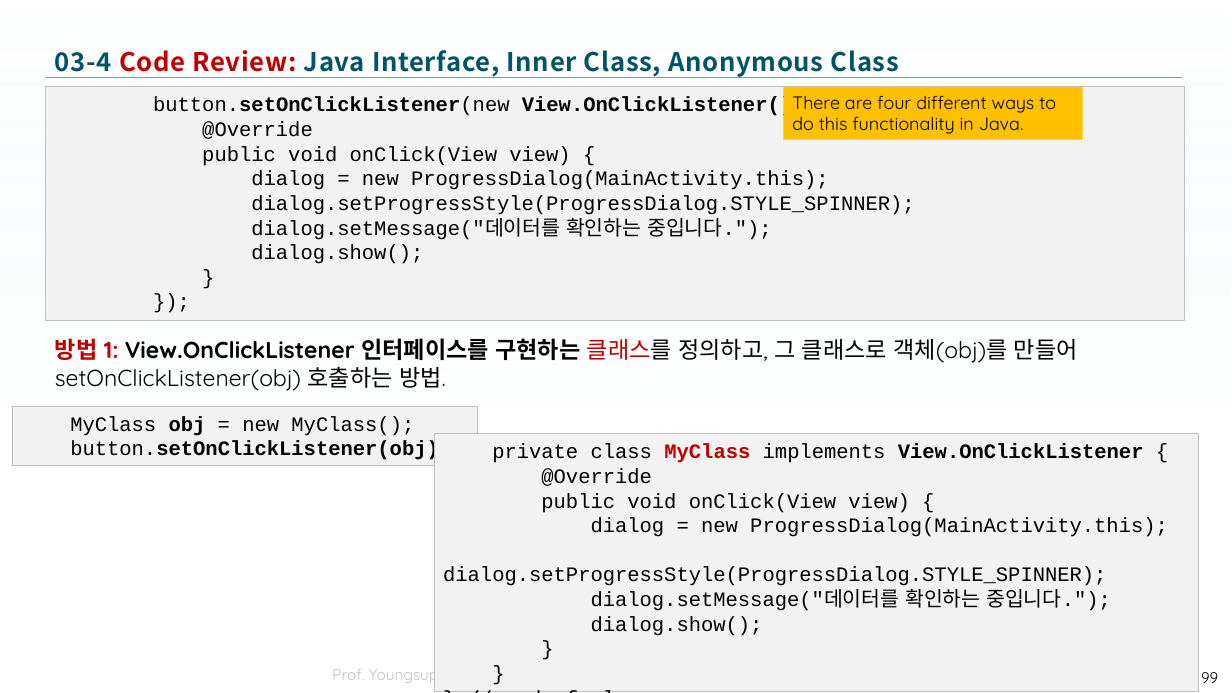
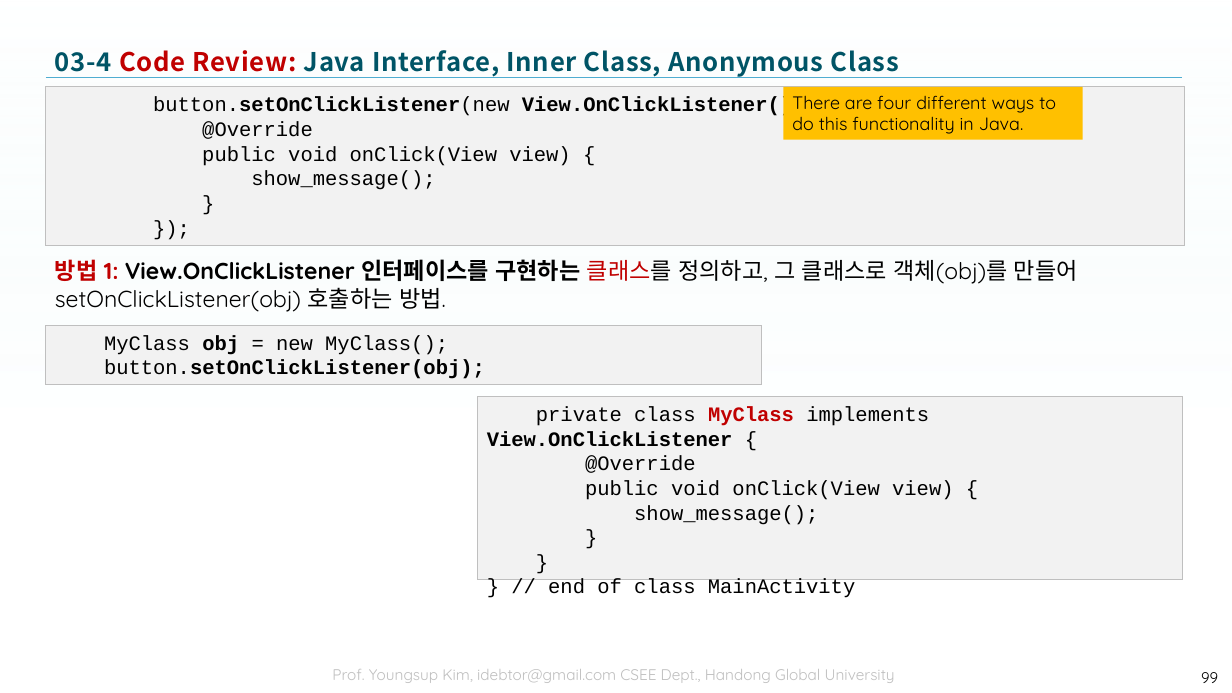
Before and after one commit to tae7841/HuStarAS, a slide deck: slide 99 of ppts/03Widget.pptx. Drawn at 1232x693 pixels with LibreOffice and Linux fonts; fonts in the diff are those of the drawing; background and template pictures are left out. Boxes give left, top, right and bottom in pixels: in the first picture for what was removed or moved away, otherwise in the second. Text is boxed around its words. In the diff, an @@ line names an element or a change of style, - is before the commit and + after.

```diff
--- a/ppts/03Widget.pptx
+++ b/ppts/03Widget.pptx
@@ rectangle "button.setOnClickListener(new View.OnClickListener() {": place and size @@
-rectangle "button.setOnClickListener(new View.OnClickListener() {" at bbox=[46, 87, 1185, 320]
+rectangle "button.setOnClickListener(new View.OnClickListener() {" at bbox=[46, 87, 1185, 246]
@@ text in rectangle at bbox=[251, 171, 435, 190]: text changed @@
-dialog = new ProgressDialog(MainActivity.this);
-dialog.setProgressStyle(ProgressDialog.STYLE_SPINNER);
-dialog.setMessage("데이터를 확인하는 중입니다.");
-dialog.show();
+show_message();
@@ text "방법 1: View.OnClickListener 인터페이스를 구현하는 ...": place and size @@
-text "방법 1: View.OnClickListener 인터페이스를 구현하는 ..." at bbox=[55, 338, 1078, 391]
+text "방법 1: View.OnClickListener 인터페이스를 구현하는 ..." at bbox=[55, 259, 1078, 312]
@@ rectangle "MyClass obj = new MyClass();": place and size @@
-rectangle "MyClass obj = new MyClass();" at bbox=[12, 407, 478, 466]
+rectangle "MyClass obj = new MyClass();" at bbox=[46, 325, 762, 384]
@@ rectangle "private class MyClass implements View.OnClickListener ...": place and size @@
-rectangle "private class MyClass implements View.OnClickListener ..." at bbox=[434, 433, 1199, 691]
+rectangle "private class MyClass implements View.OnClickListener ..." at bbox=[478, 396, 1183, 580]
@@ text in rectangle at bbox=[634, 505, 818, 525]: text changed @@
-dialog = new ProgressDialog(MainActivity.this);
-dialog.setProgressStyle(ProgressDialog.STYLE_SPINNER);
-dialog.setMessage("데이터를 확인하는 중입니다.");
-dialog.show();
+show_message();
@@ text in rectangle at bbox=[548, 579, 855, 598]: text changed @@
-} // end of class
+} // end of class MainActivity
```
Also in this commit, not shown: 8 other slides changed, 5 slides added.
